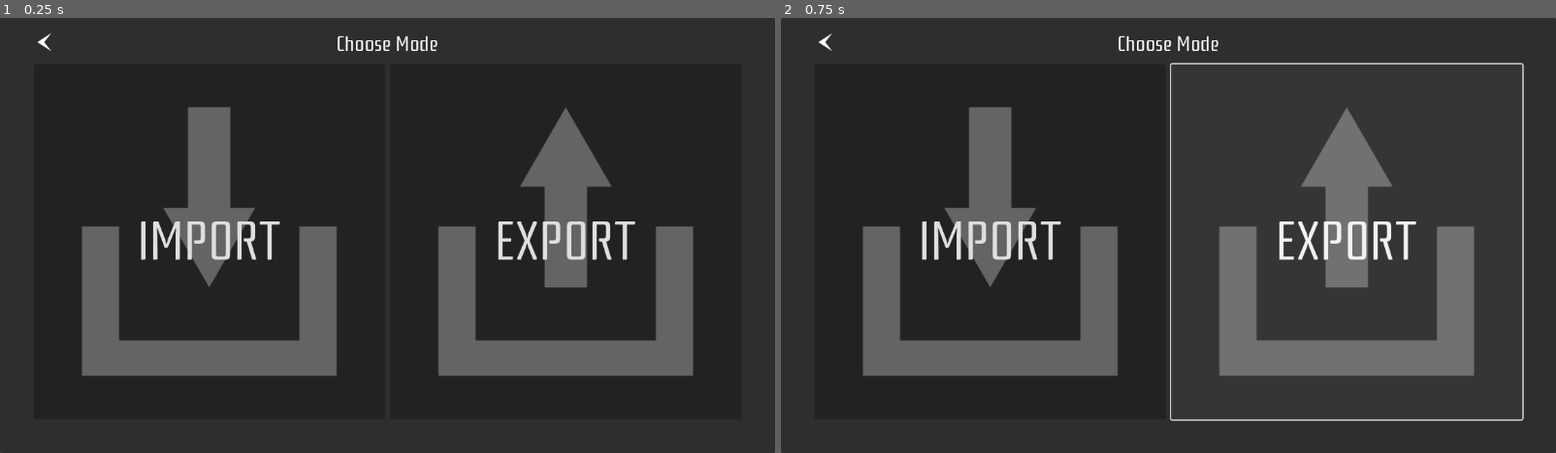
Above: before the commit, frames 1-2 (left to right).
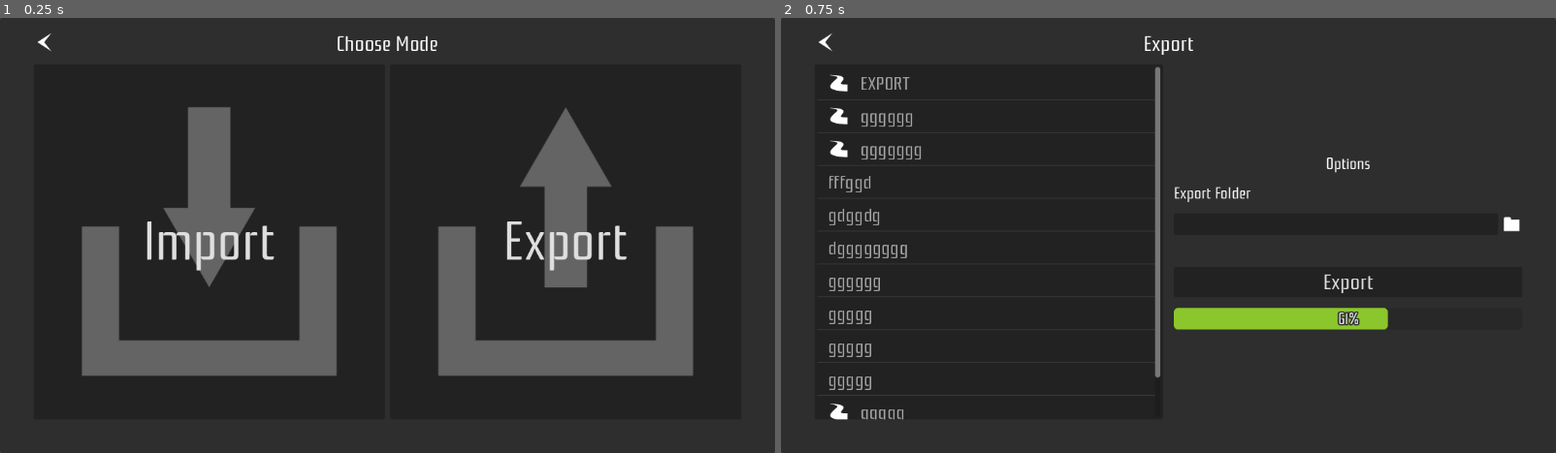
Above: after the commit, the same moments.

Repository: ColorMan777/TM-Share
Game: Godot game, scene res://Assets/Scenes/MapOptions.tscn
Same seed, same stepped clock (60 frames per second), same inputs: the game is played once before the commit and once after it. This scene is started directly instead of the project's main scene.
Inputs:
- Up to frame 1 (0.25 s): no input
- Up to frame 2 (0.75 s): click "EXPORT" (after the commit: "Export") at 0.5 s

The runs differ from the first frame. In frame 1, 2.0% of the frame differs, in the area x 18-82%, y 46-59%; in frame 2, 20%, in the area x 6-96%, y 4-93%.

Commit message:
export ui

Diff:
--- /dev/null
+++ b/Assets/Scenes/ExportMode.tscn
@@ -0,0 +1,177 @@
+[gd_scene load_steps=6 format=3 uid="uid://52aiu8uac1fk"]
+
+[ext_resource type="Script" uid="uid://cjtbvqylk35p5" path="res://Assets/Scripts/export_mode.gd" id="1_6wb6w"]
+[ext_resource type="Texture2D" uid="uid://cgwlga40ckqcd" path="res://Assets/Sprites/ArrowL.svg" id="1_l61xj"]
+[ext_resource type="Texture2D" uid="uid://cf5ifi3c5d56g" path="res://Assets/Sprites/RoadLogo.svg" id="2_ip2nl"]
+[ext_resource type="PackedScene" uid="uid://p2kibwu0ag4m" path="res://Assets/UI/path_button_selection.tscn" id="3_j4xyr"]
+
+[sub_resource type="StyleBoxFlat" id="StyleBoxFlat_6wb6w"]
+bg_color = Color(0.54509807, 0.78039217, 0.17254902, 1)
+corner_radius_top_left = 6
+corner_radius_top_right = 6
+corner_radius_bottom_right = 6
+corner_radius_bottom_left = 6
+corner_detail = 6
+
+[node name="ExportMode" type="Control"]
+layout_mode = 3
+anchors_preset = 15
+anchor_right = 1.0
+anchor_bottom = 1.0
+grow_horizontal = 2
+grow_vertical = 2
+script = ExtResource("1_6wb6w")
+
+[node name="Panel" type="Panel" parent="."]
+layout_mode = 1
+anchors_preset = 15
+anchor_right = 1.0
+anchor_bottom = 1.0
+grow_horizontal = 2
+grow_vertical = 2
+
+[node name="MarginContainer" type="MarginContainer" parent="."]
+layout_mode = 1
+anchors_preset = 15
+anchor_right = 1.0
+anchor_bottom = 1.0
+grow_horizontal = 2
+grow_vertical = 2
+mouse_filter = 2
+theme_override_constants/margin_left = 50
+theme_override_constants/margin_top = 20
+theme_override_constants/margin_right = 50
+theme_override_constants/margin_bottom = 50
+
+[node name="VBoxContainer2" type="VBoxContainer" parent="MarginContainer"]
+layout_mode = 2
+
+[node name="Control" type="Control" parent="MarginContainer/VBoxContainer2"]
+layout_mode = 2
+size_flags_vertical = 0
+
+[node name="Title" type="Label" parent="MarginContainer/VBoxContainer2/Control"]
+layout_mode = 1
+anchors_preset = 5
+anchor_left = 0.5
+anchor_right = 0.5
+offset_left = -526.0
+offset_right = 526.0
+offset_bottom = 28.0
+grow_horizontal = 2
+size_flags_vertical = 0
+theme_override_font_sizes/font_size = 32
+text = "EXPORT"
+horizontal_alignment = 1
+
+[node name="BackButton" type="TextureButton" parent="MarginContainer/VBoxContainer2/Control"]
+layout_mode = 0
+offset_right = 32.0
+offset_bottom = 32.0
+texture_normal = ExtResource("1_l61xj")
+
+[node name="MarginContainer" type="MarginContainer" parent="MarginContainer/VBoxContainer2"]
+layout_mode = 2
+size_flags_vertical = 3
+mouse_filter = 2
+theme_override_constants/margin_top = 45
+
+[node name="HSplitContainer" type="HSplitContainer" parent="MarginContainer/VBoxContainer2/MarginContainer"]
+layout_mode = 2
+theme_override_constants/separation = 16
+
+[node name="ScrollContainer" type="ScrollContainer" parent="MarginContainer/VBoxContainer2/MarginContainer/HSplitContainer"]
+layout_mode = 2
+size_flags_horizontal = 3
+
+[node name="ItemList" type="ItemList" parent="MarginContainer/VBoxContainer2/MarginContainer/HSplitContainer/ScrollContainer"]
+auto_translate_mode = 2
+layout_mode = 2
+size_flags_horizontal = 3
+size_flags_vertical = 3
+theme_override_constants/h_separation = 32
+theme_override_constants/v_separation = 16
+theme_override_constants/icon_margin = 16
+theme_override_font_sizes/font_size = 28
+select_mode = 1
+allow_reselect = true
+item_count = 12
+same_column_width = true
+fixed_column_width = 200
+item_0/text = "EXPORT"
+item_0/icon = ExtResource("2_ip2nl")
+item_1/text = "gggggg"
+item_1/icon = ExtResource("2_ip2nl")
+item_2/text = "ggggggg"
+item_2/icon = ExtResource("2_ip2nl")
+item_3/text = "fffggd"
+item_4/text = "gdggdg"
+item_5/text = "dgggggggg"
+item_6/text = "gggggg"
+item_7/text = "ggggg"
+item_8/text = "ggggg"
+item_9/text = "ggggg"
+item_10/text = "ggggg"
+item_10/icon = ExtResource("2_ip2nl")
+item_11/text = "ggggg"
+
+[node name="NoMapsLabel" type="Label" parent="MarginContainer/VBoxContainer2/MarginContainer/HSplitContainer/ScrollContainer/ItemList"]
+auto_translate_mode = 1
+visible = false
+layout_mode = 1
+anchors_preset = 8
+anchor_left = 0.5
+anchor_top = 0.5
+anchor_right = 0.5
+anchor_bottom = 0.5
+offset_left = -20.0
+offset_top = -14.0
+offset_right = 20.0
+offset_bottom = 14.0
+grow_horizontal = 2
+grow_vertical = 2
+theme_override_colors/font_color = Color(0.5890956, 0.5890956, 0.5890956, 1)
+text = "NO_MAPS_FOUND"
+
+[node name="VBoxContainer" type="VBoxContainer" parent="MarginContainer/VBoxContainer2/MarginContainer/HSplitContainer"]
+layout_mode = 2
+size_flags_horizontal = 3
+theme_override_constants/separation = 16
+alignment = 1
+
+[node name="Title" type="Label" parent="MarginContainer/VBoxContainer2/MarginContainer/HSplitContainer/VBoxContainer"]
+layout_mode = 2
+text = "OPTIONS"
+horizontal_alignment = 1
+
+[node name="Label2" type="Label" parent="MarginContainer/VBoxContainer2/MarginContainer/HSplitContainer/VBoxContainer"]
+layout_mode = 2
+text = "EXPORT_FOLDER"
+
+[node name="PathButtonContainer" parent="MarginContainer/VBoxContainer2/MarginContainer/HSplitContainer/VBoxContainer" instance=ExtResource("3_j4xyr")]
+layout_mode = 2
+no_revert = true
+
+[node name="PathButton" parent="MarginContainer/VBoxContainer2/MarginContainer/HSplitContainer/VBoxContainer/PathButtonContainer" index="0"]
+text = "PATH"
+
+[node name="MarginContainer" type="MarginContainer" parent="MarginContainer/VBoxContainer2/MarginContainer/HSplitContainer/VBoxContainer"]
+layout_mode = 2
+size_flags_vertical = 4
+theme_override_constants/margin_top = 32
+
+[node name="Button" type="Button" parent="MarginContainer/VBoxContainer2/MarginContainer/HSplitContainer/VBoxContainer/MarginContainer"]
+layout_mode = 2
+theme_override_font_sizes/font_size = 32
+text = "EXPORT"
+
+[node name="ProgressBar" type="ProgressBar" parent="MarginContainer/VBoxContainer2/MarginContainer/HSplitContainer/VBoxContainer"]
+layout_mode = 2
+theme_override_colors/font_outline_color = Color(0.16924527, 0.1692453, 0.16924527, 1)
+theme_override_constants/outline_size = 8
+theme_override_styles/fill = SubResource("StyleBoxFlat_6wb6w")
+value = 61.42
+
+[connection signal="pressed" from="MarginContainer/VBoxContainer2/Control/BackButton" to="." method="_on_back_button_pressed"]
+
+[editable path="MarginContainer/VBoxContainer2/MarginContainer/HSplitContainer/VBoxContainer/PathButtonContainer"]
--- a/Assets/Scenes/Main.tscn
+++ b/Assets/Scenes/Main.tscn
@@ -1,9 +1,8 @@
-[gd_scene load_steps=7 format=3 uid="uid://b2sg012l2un53"]
+[gd_scene load_steps=6 format=3 uid="uid://b2sg012l2un53"]
 
 [ext_resource type="Script" uid="uid://dxrteyqtjn7yu" path="res://Assets/Scripts/ApplicationMenu.gd" id="1_2qpql"]
 [ext_resource type="Texture2D" uid="uid://56snpi8clfgi" path="res://Assets/Sprites/ParametersLogo.svg" id="1_kwblh"]
 [ext_resource type="Texture2D" uid="uid://cgwlga40ckqcd" path="res://Assets/Sprites/ArrowL.svg" id="1_ygaiq"]
-[ext_resource type="PackedScene" uid="uid://dq0bdi8o6nhxd" path="res://Assets/Scenes/MapOptions.tscn" id="2_gjahs"]
 [ext_resource type="PackedScene" uid="uid://p2kibwu0ag4m" path="res://Assets/UI/path_button_selection.tscn" id="4_2qpql"]
 
 [sub_resource type="LabelSettings" id="LabelSettings_kwblh"]
@@ -20,7 +19,6 @@
 size_flags_horizontal = 3
 size_flags_vertical = 3
 script = ExtResource("1_2qpql")
-mapOptionScene = ExtResource("2_gjahs")
 backButton = NodePath("MarginContainer/VBoxContainer/Control/BackButton")
 optionButton = NodePath("MarginContainer/VBoxContainer/Control/OptionsButton")
 mainMenu = NodePath("MarginContainer/VBoxContainer/MarginContainer/TRACKMANIA_VERSION")
@@ -31,7 +29,7 @@
 pathErrorLabel = NodePath("MarginContainer/VBoxContainer/MarginContainer/OPTIONS/VBoxContainer2/TrackmaniaPath/ErrorLabel")
 trackmania2020Button = NodePath("MarginContainer/VBoxContainer/MarginContainer/TRACKMANIA_VERSION/VBoxContainer2/GameButtonContainer/Trackmania2020Button")
 greenColor = Color(0.54678, 0.78, 0.17160001, 1)
-redColor = Color(1, 0.41000003, 0.41983318, 1)
+redColor = Color(1, 0.4117647, 0.41960785, 1)
 
 [node name="Panel" type="Panel" parent="."]
 layout_mode = 1
--- a/Assets/Scenes/MapOptions.tscn
+++ b/Assets/Scenes/MapOptions.tscn
@@ -93,3 +93,4 @@
 expand_icon = true
 
 [connection signal="pressed" from="MarginContainer/VBoxContainer2/Control/BackButton" to="." method="_on_back_button_pressed"]
+[connection signal="pressed" from="MarginContainer/VBoxContainer2/MarginContainer/HBoxContainer/ExportButton" to="." method="_on_export_button_pressed"]
--- /dev/null
+++ b/Assets/Scripts/export_mode.gd
@@ -0,0 +1,8 @@
+extends Control
+
+
+var modeScene: String = "res://Assets/Scenes/MapOptions.tscn"
+var export_path = ""
+
+func _on_back_button_pressed() -> void:
+	get_tree().change_scene_to_file(modeScene)
--- a/Assets/Scripts/map_options.gd
+++ b/Assets/Scripts/map_options.gd
@@ -1,9 +1,13 @@
 extends Control
 
-@export var mainMenuScene: String = "res://Assets/Scenes/Main.tscn"
-
-@export var backButton: Control
+var mainMenuScene: String = "res://Assets/Scenes/Main.tscn"
+var exportScene: String = "res://Assets/Scenes/ExportMode.tscn"
+var importScene: String
 
 
 func _on_back_button_pressed() -> void:
 	get_tree().change_scene_to_file(mainMenuScene)
+
+
+func _on_export_button_pressed() -> void:
+	get_tree().change_scene_to_file(exportScene)
--- a/Assets/Scripts/path_button_selection.gd
+++ b/Assets/Scripts/path_button_selection.gd
@@ -6,6 +6,7 @@
 @onready var revertButton = $RevertButton
 
 @export_enum("FOLDER", "MAPS") var MODE: int
+@export var no_revert = false
 
 signal value_changed(value)
 
@@ -42,7 +43,8 @@
 func _on_file_dialog_dir_selected(dir: String) -> void:
 	update_value(dir)
 	emit_signal("value_changed", value)
-	revertButton.visible = true
+	if not no_revert:
+		revertButton.visible = true
 
 func _on_folder_button_pressed() -> void:
 	_on_path_button_pressed()
@@ -54,4 +56,5 @@
 
 func _on_file_dialog_files_selected(paths: PackedStringArray) -> void:
 	update_value(paths)
-	revertButton.visible = true
+	if not no_revert:
+		revertButton.visible = true
--- /dev/null
+++ b/Assets/Sprites/RoadLogo.svg
@@ -0,0 +1,47 @@
+<?xml version="1.0" encoding="UTF-8" standalone="no"?>
+<!-- Created with Inkscape (http://www.inkscape.org/) -->
+
+<svg
+   width="32"
+   height="32"
+   viewBox="0 0 32 32"
+   version="1.1"
+   id="svg1"
+   inkscape:version="1.3.2 (1:1.3.2+202311252150+091e20ef0f)"
+   sodipodi:docname="RoadLogo.svg"
+   xmlns:inkscape="http://www.inkscape.org/namespaces/inkscape"
+   xmlns:sodipodi="http://sodipodi.sourceforge.net/DTD/sodipodi-0.dtd"
+   xmlns="http://www.w3.org/2000/svg"
+   xmlns:svg="http://www.w3.org/2000/svg">
+  <sodipodi:namedview
+     id="namedview1"
+     pagecolor="#000000"
+     bordercolor="#666666"
+     borderopacity="1.0"
+     inkscape:showpageshadow="2"
+     inkscape:pageopacity="0.0"
+     inkscape:pagecheckerboard="0"
+     inkscape:deskcolor="#d1d1d1"
+     inkscape:document-units="px"
+     inkscape:zoom="14.694563"
+     inkscape:cx="17.659593"
+     inkscape:cy="20.858055"
+     inkscape:window-width="1920"
+     inkscape:window-height="995"
+     inkscape:window-x="0"
+     inkscape:window-y="0"
+     inkscape:window-maximized="1"
+     inkscape:current-layer="layer1" />
+  <defs
+     id="defs1" />
+  <g
+     inkscape:label="Calque 1"
+     inkscape:groupmode="layer"
+     id="layer1">
+    <path
+       id="rect1"
+       style="opacity:1;fill:#ffffff;stroke-width:5;stroke-linejoin:bevel;stroke-miterlimit:1;paint-order:markers stroke fill"
+       d="m 3.0301622,3.7115161 c 0,0 13.8630448,-0.018971 18.1052628,2.8270676 4.242218,2.846039 -0.22624,6.5062913 -2.141353,9.2631583 -1.915112,2.756868 9.732331,2.201504 9.732331,2.201504 V 28.39723 c 0,0 -23.5431128,-0.08781 -25.3233088,-6.291729 C 1.6228981,15.901579 16.576028,8.7532757 13.580538,6.8273057 10.585048,4.9013354 3.0301622,4.2408389 3.0301622,4.2408389 Z"
+       sodipodi:nodetypes="czzcczzcc" />
+  </g>
+</svg>
--- a/Assets/Translations/UI_translations.csv
+++ b/Assets/Translations/UI_translations.csv
@@ -7,3 +7,8 @@
 INSTALLATION_DETECTED,Installation path detected,Dossier du jeu détecté
 INSTALLATION_NOT_DETECTED,INSTALLATION NOT DETECTED ! See Options,DOSSIER DU JEU NON DÉTECTÉ ! Voir les Options
 CHOOSE_MODE,Choose Mode,Choisir un Mode
+IMPORT,Import,Importer
+EXPORT,Export,Exporter
+PATH,Path,Chemin
+EXPORT_FOLDER,Export Folder,Dossier d’exportation
+NO_MAPS_FOUND,No Maps Found :(,Aucune Map Trouvée :(
--- a/Assets/UI/path_button_selection.tscn
+++ b/Assets/UI/path_button_selection.tscn
@@ -19,6 +19,7 @@
 [node name="FolderButton" type="TextureButton" parent="."]
 layout_mode = 2
 texture_normal = ExtResource("1_t1hg0")
+stretch_mode = 3
 
 [node name="RevertButton" type="TextureButton" parent="."]
 visible = false
Not shown, added: Assets/Scripts/export_mode.gd.uid
Not shown, added: Assets/Sprites/RoadLogo.svg.import
Not shown, changed: Assets/Translations/.~lock.UI_translations.ods#
Not shown, changed: Assets/Translations/UI_translations.ods
